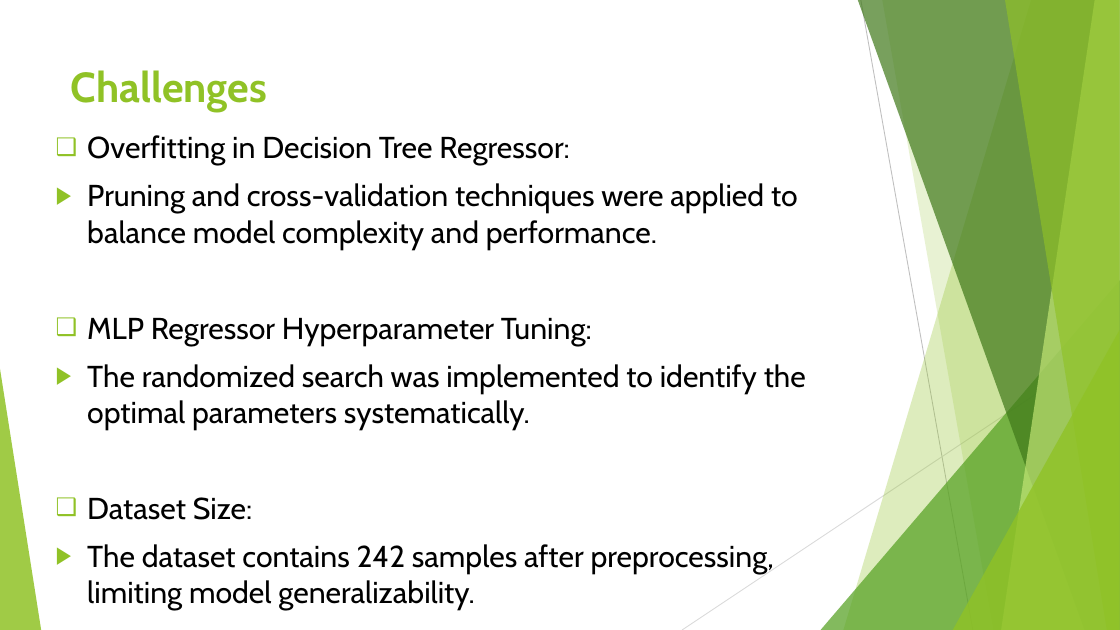
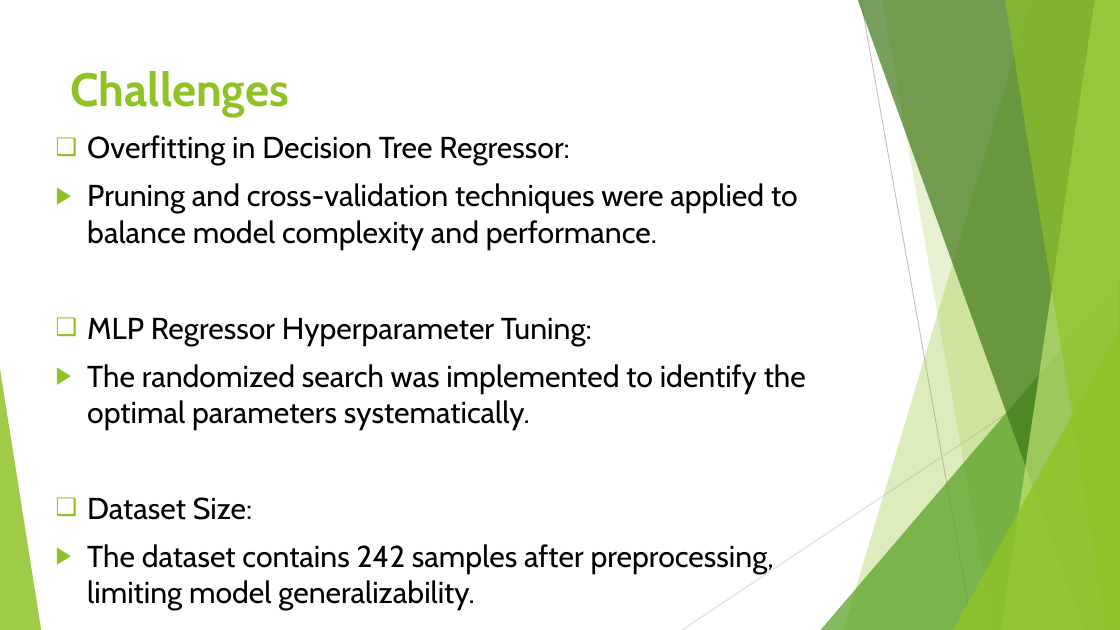
Before and after one commit to AbdulJaleel61/BODYFAT_PREDICTION, a slide deck: slide 20 of Presentation1.pptx (slide 18 before the commit). Drawn at 1120x630 pixels with LibreOffice and Linux fonts; fonts in the diff are those of the drawing. Boxes give left, top, right and bottom in pixels: in the first picture for what was removed or moved away, otherwise in the second. Text is boxed around its words. In the diff, an @@ line names an element or a change of style, - is before the commit and + after.

```diff
--- a/Presentation1.pptx
+++ b/Presentation1.pptx
@@ title "Challenges" at [71, 71, 289, 118]: size 36 to 40 pt @@
```
Also in this commit, not shown: 12 other slides changed, 4 slides added, 1 slide removed, 3 other files.
